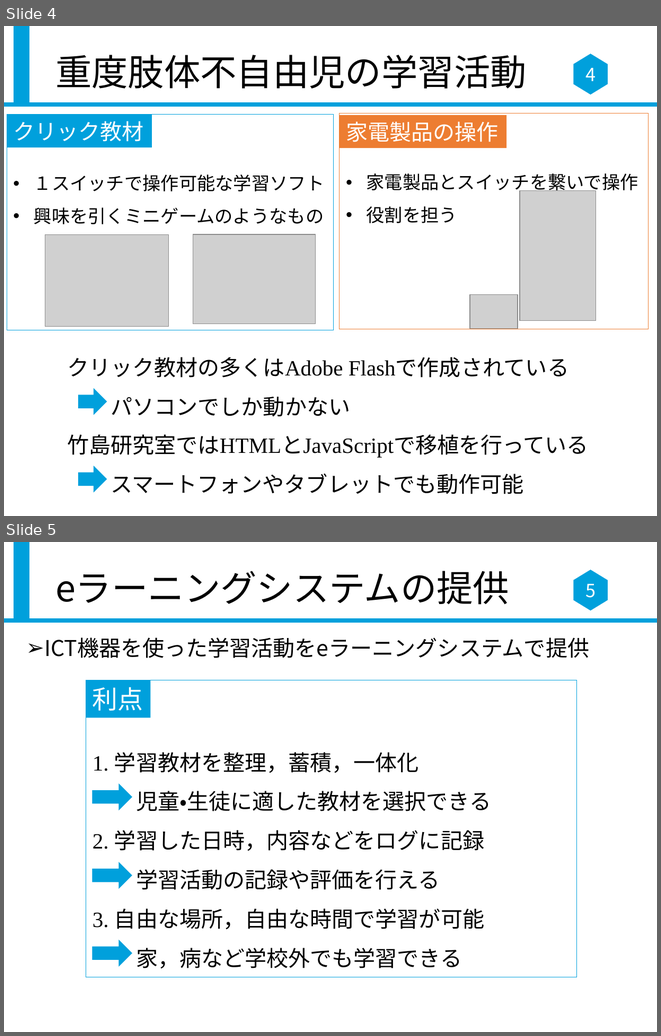
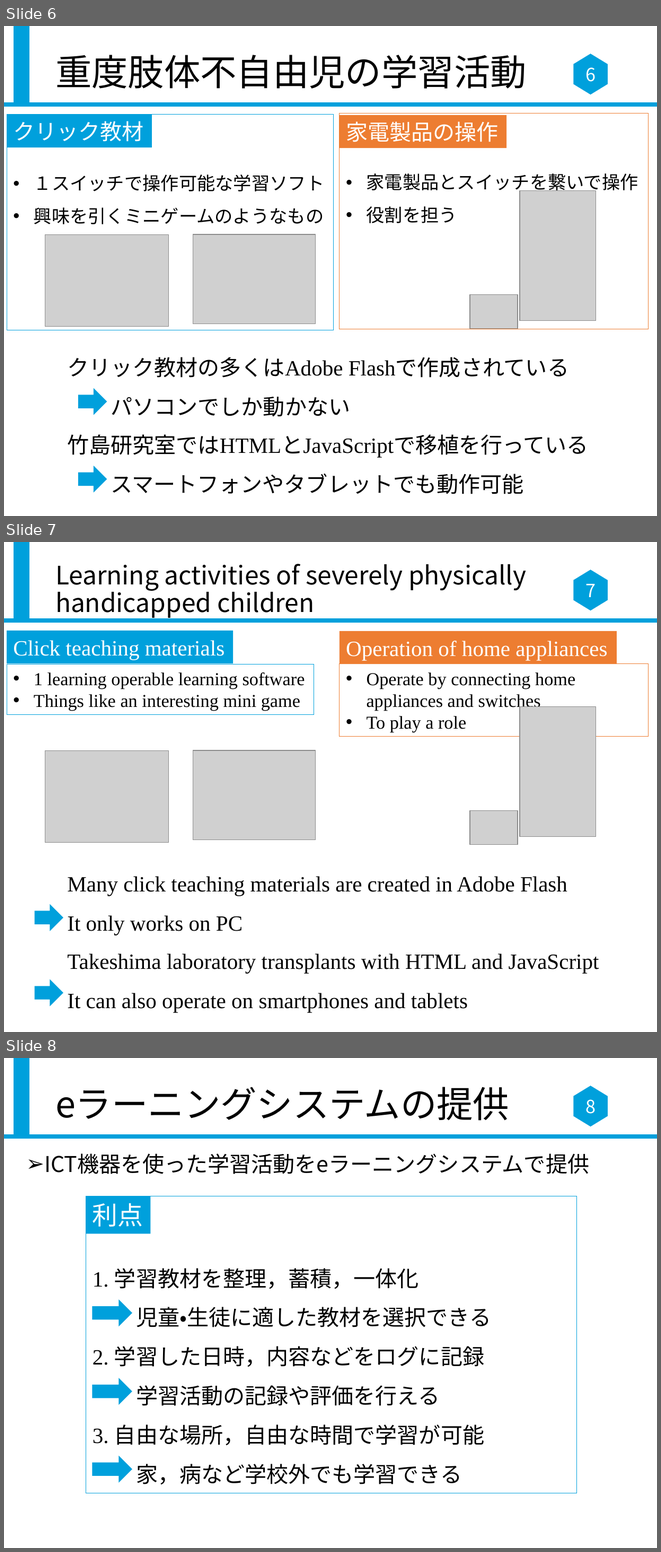
Before and after one commit to mimiiiz/SummerTrainning, a slide deck: 発表スライド432.pptx. Shown one above the other, each under a label of ours: slides 4 and 5 before the commit, slides 6, 7 and 8 after it. The pictures are 661x1036 and 661x1552 pixels, drawn with LibreOffice and Linux fonts; fonts in the diff are those of the drawing; grey boxes stand for pictures. Boxes give left, top, right and bottom in pixels: in the first picture for what was removed or moved away, otherwise in the second. Text is boxed around its words. In the diff, an @@ line names an element or a change of style, - is before the commit and + after.

```diff
--- a/発表スライド432.pptx
+++ b/発表スライド432.pptx
@@ slide 7 added at (4,542,657,1032), background #FFFFFF; not listed: 3 template elements that a slide beside it also shows @@
@@ title added at (55,564,526,618), 28 pt, text #000000 @@
+Learning activities of severely physically handicapped children
@@ page number added at (585,584,595,597), 20 pt, text #FFFFFF @@
+7
@@ rectangle added at (7,631,233,663), fill #00A0DC, 24 pt, text #FFFFFF @@
+Click teaching materials
@@ rectangle added at (339,631,617,663), fill #ED7D31, 24 pt, text #FFFFFF @@
+Operation of home appliances
@@ rectangle added at (7,664,314,714), outline #00A0DC 0.75 pt, 20 pt, text #000000 @@
+• 1 learning operable learning software
+• Things like an interesting mini game
@@ rectangle added at (339,664,648,737), outline #ED7D31 0.75 pt, 20 pt, text #000000 @@
+• Operate by connecting home appliances and switches
+• To play a role
@@ picture added at (520,706,595,837) @@
@@ picture added at (45,751,168,843) @@
@@ picture added at (193,750,316,840) @@
@@ picture added at (469,810,517,844) @@
@@ text added at (67,876,567,935), 24 pt, text #000000 @@
+Many click teaching materials are created in Adobe Flash
+It only works on PC
@@ right arrow added at (35,904,63,930), fill #00A0DC @@
@@ text added at (67,953,599,1012), 24 pt, text #000000 @@
+Takeshima laboratory transplants with HTML and JavaScript
+It can also operate on smartphones and tablets
@@ right arrow added at (35,979,63,1006), fill #00A0DC @@
@@ what was slide 4 is now slide 6 @@
@@ page number at (585,67,595,82): text changed @@
-4
+6
@@ what was slide 5 is now slide 8 @@
@@ page number at (585,1099,595,1114): text changed @@
-5
+8
```
Also in this commit, not shown: 1 slide changed, 4 other slides added.
